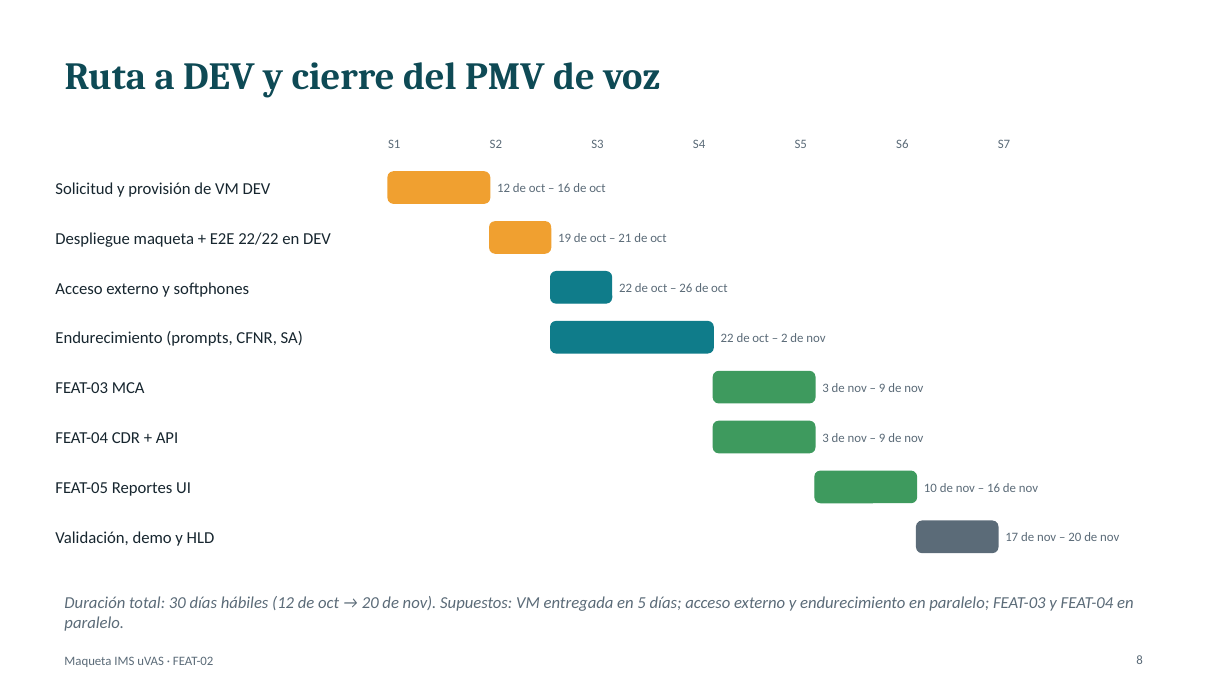
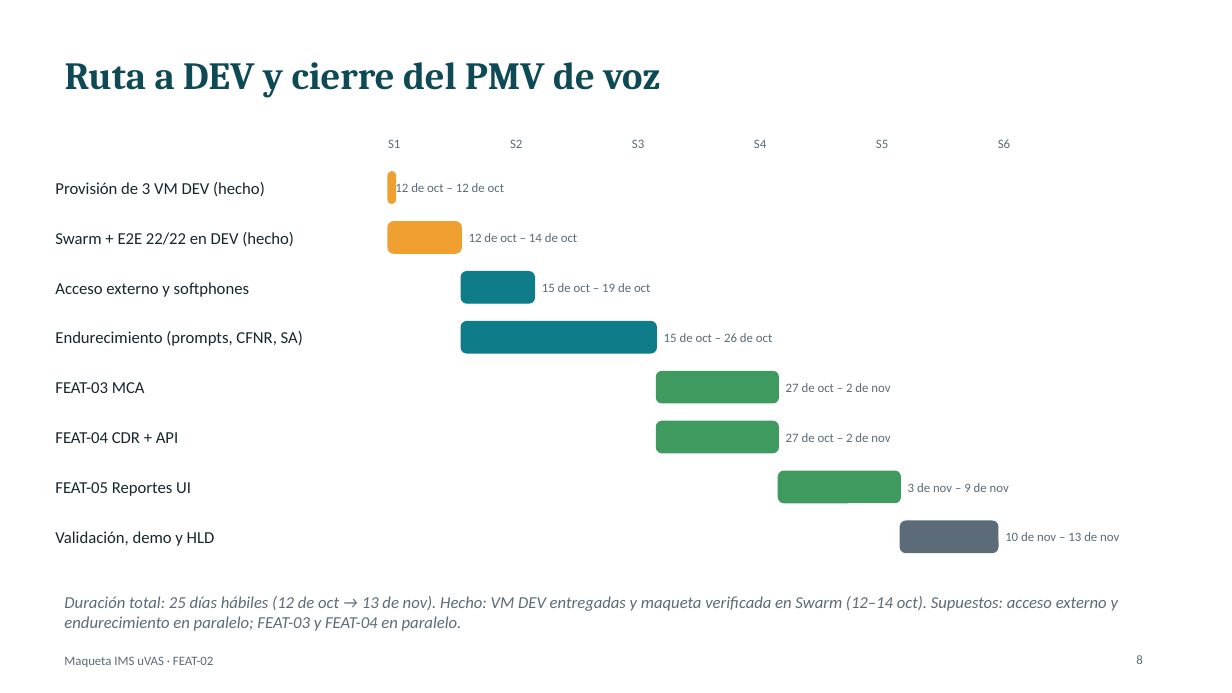
Before and after one commit to jhordyabonia/hacom-ivr, a slide deck: slide 8 of entregables-feat-02/04_presentaciones/FEAT-02_avance_PMV_ruta_DEV.pptx. Drawn at 1232x693 pixels with LibreOffice and Linux fonts; fonts in the diff are those of the drawing. Boxes give left, top, right and bottom in pixels: in the first picture for what was removed or moved away, otherwise in the second. Text is boxed around its words. In the diff, an @@ line names an element or a change of style, - is before the commit and + after.

```diff
--- a/entregables-feat-02/04_presentaciones/FEAT-02_avance_PMV_ruta_DEV.pptx
+++ b/entregables-feat-02/04_presentaciones/FEAT-02_avance_PMV_ruta_DEV.pptx
@@ text "S2" moved from (x1=490, y1=139, x2=502, y2=148) to (x1=510, y1=139, x2=522, y2=148) @@
@@ text "S3" moved from (x1=591, y1=139, x2=603, y2=148) to (x1=632, y1=139, x2=644, y2=148) @@
@@ text "S4" moved from (x1=693, y1=139, x2=705, y2=148) to (x1=754, y1=139, x2=766, y2=148) @@
@@ text "S5" moved from (x1=795, y1=139, x2=807, y2=148) to (x1=876, y1=139, x2=888, y2=148) @@
@@ text "S6" moved from (x1=896, y1=139, x2=908, y2=148) to (x1=998, y1=139, x2=1010, y2=148) @@
@@ text removed at (x1=998, y1=139, x2=1010, y2=148) @@
-S7
@@ rounded rectangle resized from (x1=388, y1=172, x2=490, y2=203) to (x1=388, y1=172, x2=396, y2=203) @@
@@ rounded rectangle at (x1=388, y1=172, x2=396, y2=203): proportions changed @@
@@ text at (x1=55, y1=182, x2=265, y2=196): text changed @@
-Solicitud y provisión de VM DEV
+Provisión de 3 VM DEV (hecho)
@@ text at (x1=395, y1=181, x2=504, y2=196): text changed @@
-12 de oct – 16 de oct
+12 de oct – 12 de oct
@@ text at (x1=55, y1=232, x2=294, y2=246): text changed @@
-Despliegue maqueta + E2E 22/22 en DEV
+Swarm + E2E 22/22 en DEV (hecho)
@@ rounded rectangle resized from (x1=490, y1=222, x2=551, y2=253) to (x1=388, y1=222, x2=461, y2=253) @@
@@ text at (x1=469, y1=233, x2=577, y2=242): text changed @@
-19 de oct – 21 de oct
+12 de oct – 14 de oct
@@ rounded rectangle resized from (x1=551, y1=272, x2=612, y2=303) to (x1=461, y1=272, x2=534, y2=303) @@
@@ text added at (x1=542, y1=283, x2=650, y2=292), 10 pt, text #5B6B78 @@
+15 de oct – 19 de oct
@@ rounded rectangle resized from (x1=551, y1=322, x2=714, y2=353) to (x1=461, y1=322, x2=656, y2=353) @@
@@ text at (x1=664, y1=333, x2=772, y2=342): text changed @@
-22 de oct – 26 de oct
+15 de oct – 26 de oct
@@ rounded rectangle resized from (x1=714, y1=372, x2=815, y2=403) to (x1=656, y1=372, x2=778, y2=403) @@
@@ text at (x1=786, y1=383, x2=890, y2=392): text changed @@
-22 de oct – 2 de nov
+27 de oct – 2 de nov
@@ text removed at (x1=822, y1=383, x2=923, y2=392) @@
-3 de nov – 9 de nov
@@ rounded rectangle resized from (x1=714, y1=421, x2=815, y2=453) to (x1=656, y1=421, x2=778, y2=453) @@
@@ text added at (x1=786, y1=433, x2=890, y2=442), 10 pt, text #5B6B78 @@
+27 de oct – 2 de nov
@@ rounded rectangle resized from (x1=815, y1=471, x2=917, y2=503) to (x1=778, y1=471, x2=900, y2=503) @@
@@ text "3 de nov – 9 ..." moved from (x1=822, y1=433, x2=923, y2=442) to (x1=908, y1=483, x2=1009, y2=492) @@
@@ text removed at (x1=924, y1=483, x2=1038, y2=492) @@
-10 de nov – 16 de nov
@@ rounded rectangle resized from (x1=917, y1=521, x2=998, y2=553) to (x1=900, y1=521, x2=998, y2=553) @@
@@ text at (x1=1005, y1=532, x2=1119, y2=541): text changed @@
-17 de nov – 20 de nov
+10 de nov – 13 de nov
@@ text at (x1=64, y1=596, x2=1118, y2=631): text changed @@
-Duración total: 30 días hábiles (12 de oct → 20 de nov). Supuestos: VM entregada en 5 días; acceso externo y endurecimiento en paralelo; FEAT-03 y FEAT-04 en paralelo.
+Duración total: 25 días hábiles (12 de oct → 13 de nov). Hecho: VM DEV entregadas y maqueta verificada en Swarm (12–14 oct). Supuestos: acceso externo y endurecimiento en paralelo; FEAT-03 y FEAT-04 en paralelo.
```
Also in this commit, not shown: 6 other slides changed, 5 other files.
